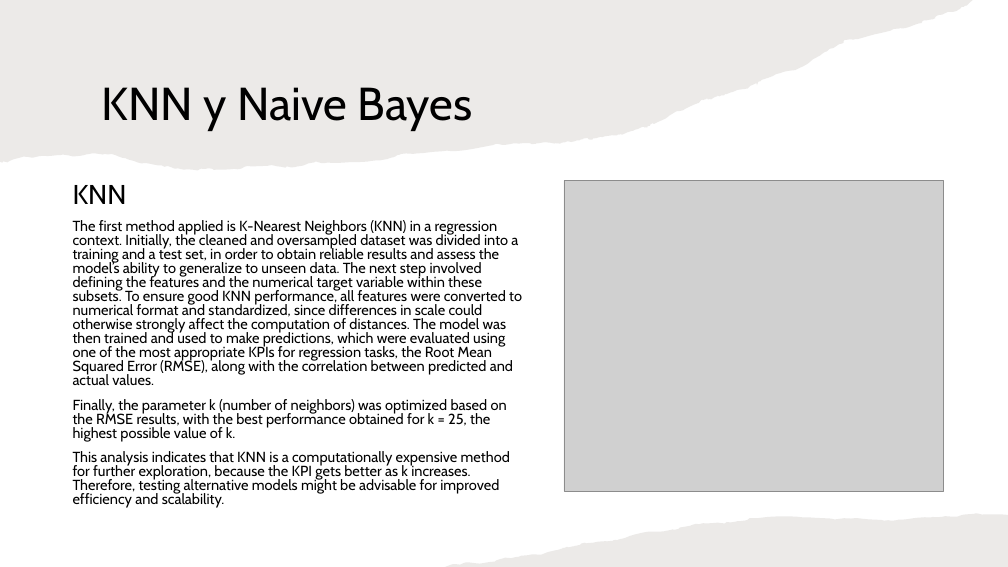
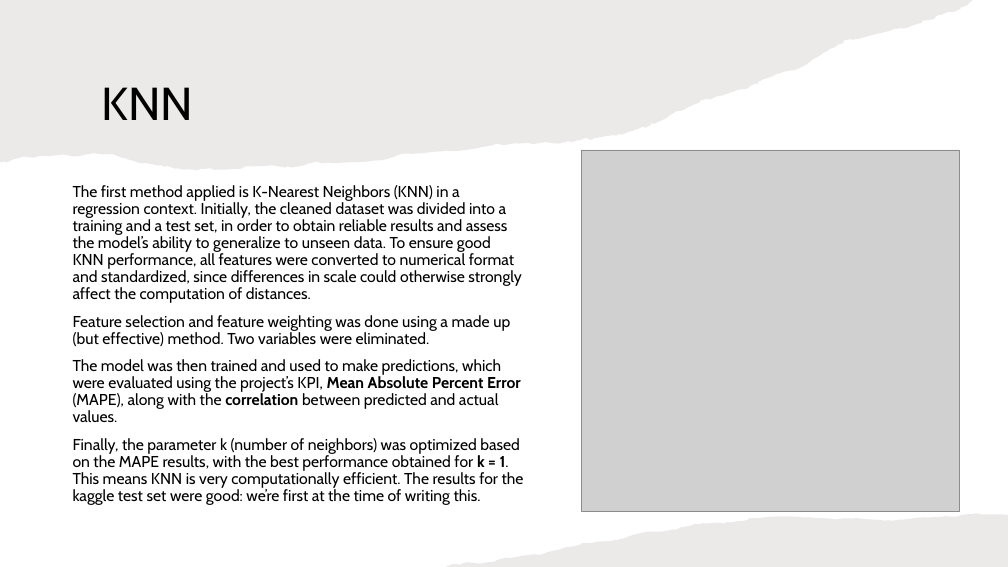
Before and after one commit to benet1one/Mineria, a slide deck: slide 15 of Report_new.pptx. Drawn at 1008x567 pixels with LibreOffice and Linux fonts; fonts in the diff are those of the drawing; grey boxes stand for pictures. Boxes give left, top, right and bottom in pixels: in the first picture for what was removed or moved away, otherwise in the second. Text is boxed around its words. In the diff, an @@ line names an element or a change of style, - is before the commit and + after.

```diff
--- a/Report_new.pptx
+++ b/Report_new.pptx
@@ title at (102, 87, 194, 120): text changed @@
-KNN y Naive Bayes
+KNN
@@ picture: place and size @@
-picture at (564, 181, 943, 492)
+picture at (582, 150, 960, 511)
@@ text at (73, 185, 524, 505): text changed; size 13.9 to 15 pt @@
-KNN
-The first method applied is K-Nearest Neighbors (KNN) in a regression context. Initially, the cleaned and oversampled dataset was divided into a training and a test set, in order to obtain reliable results and assess the model’s ability to generalize to unseen data. The next step involved defining the features and the numerical target variable within these subsets. To ensure good KNN performance, all features were converted to numerical format and standardized, since differences in scale could otherwise strongly affect the computation of distances. The model was then trained and used to make predictions, which were evaluated using one of the most appropriate KPIs for regression tasks, the Root Mean Squared Error (RMSE), along with the correlation between predicted and actual values.
-Finally, the parameter k (number of neighbors) was optimized based on the RMSE results, with the best performance obtained for k = 25, the highest possible value of k.
-This analysis indicates that KNN is a computationally expensive method for further exploration, because the KPI gets better as k increases. Therefore, testing alternative models might be advisable for improved efficiency and scalability.
+The first method applied is K-Nearest Neighbors (KNN) in a regression context. Initially, the cleaned dataset was divided into a training and a test set, in order to obtain reliable results and assess the model’s ability to generalize to unseen data. To ensure good KNN performance, all features were converted to numerical format and standardized, since differences in scale could otherwise strongly affect the computation of distances.
+Feature selection and feature weighting was done using a made up (but effective) method. Two variables were eliminated.
+The model was then trained and used to make predictions, which were evaluated using the project’s KPI, Mean Absolute Percent Error (MAPE), along with the correlation between predicted and actual values.
+Finally, the parameter k (number of neighbors) was optimized based on the MAPE results, with the best performance obtained for k = 1. This means KNN is very computationally efficient. The results for the kaggle test set were good: we’re first at the time of writing this.
```
Also in this commit, not shown: 2 other slides changed, 2 other files.
